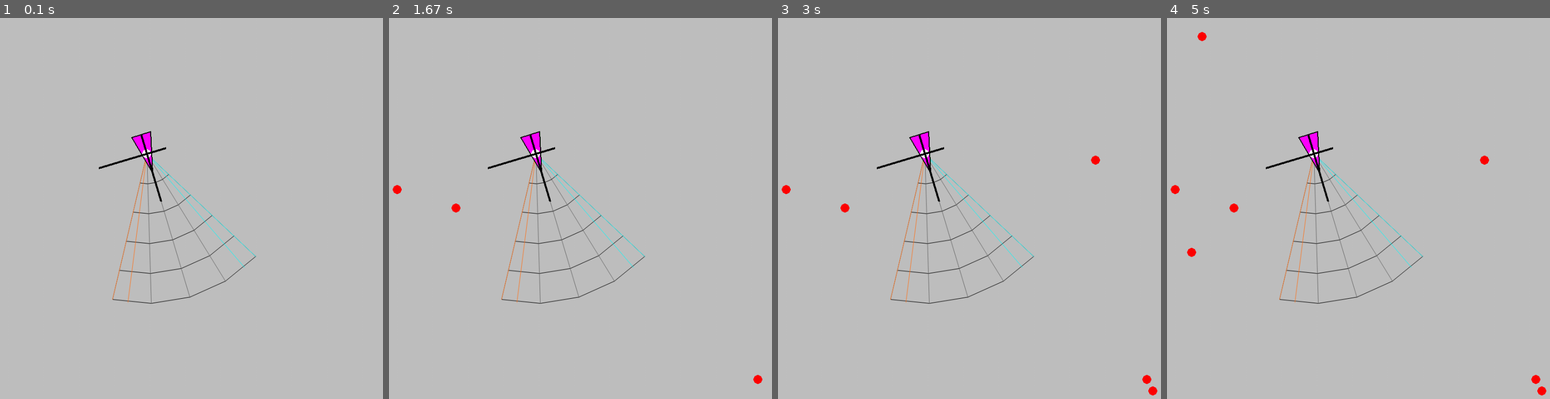
Above: before the commit, frames 1-4 (left to right).
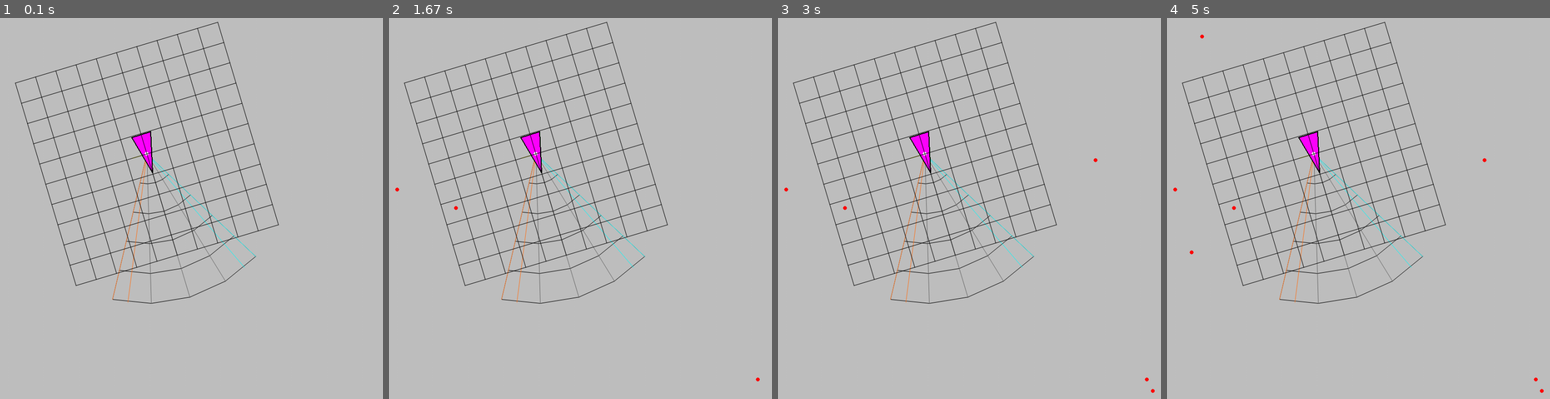
Above: after the commit, the same moments.

Repository: DoYouEvenStackSmash/active-target-coverage
Game: pygame game, started from src/SA-test.py
Same seed, same stepped clock (60 frames per second), same inputs: the game is played once before the commit and once after it.
Inputs (mouse positions are in pixels of both pictures, inside the frame that each line leads up to):
- Up to frame 1 (0.1 s): no input
- Up to frame 2 (1.67 s): press the mouse at (576, 235) at 0.37 s; move the mouse to (515, 219) at 0.47 s; release the mouse at (454, 208) at 0.6 s; press the mouse at (576, 235) at 0.7 s; move the mouse to (668, 307) at 0.8 s; release the mouse at (756, 379) at 0.93 s; press the mouse at (576, 235) at 1.2 s; move the mouse to (488, 212) at 1.3 s; release the mouse at (396, 189) at 1.43 s
- Up to frame 3 (3 s): press the mouse at (965, 235) at 1.83 s; move the mouse to (1057, 311) at 1.93 s; release the mouse at (1153, 391) at 2.07 s; press the mouse at (965, 235) at 2.63 s; move the mouse to (1030, 197) at 2.73 s; release the mouse at (1095, 158) at 2.87 s
- Up to frame 4 (5 s): press the mouse at (1354, 235) at 3.57 s; move the mouse to (1274, 242) at 3.67 s; release the mouse at (1189, 250) at 3.8 s; press the mouse at (1354, 235) at 4.57 s; move the mouse to (1278, 136) at 4.67 s; release the mouse at (1201, 37) at 4.8 s

The runs differ from the first frame. In frame 1, 3.5% of the frame differs, in the area x 3-73%, y 1-71%; in frame 2, 3.6%; in frame 3, 3.7%; in frame 4, 3.8%, in the area x 0-100%, y 1-100%.

Commit message:
added coordinate normalizing, added horizontal grid

Diff:
--- a/src/ObjectTrack.py
+++ b/src/ObjectTrack.py
@@ -125,10 +125,9 @@
         scale_distance = 1
         if len(self.delta_v) > 1:
             scale_distance = self.delta_v[-1]
-        # if flag == ROTATION_FLAG:
-        pt = mfn.pol2car(last_pos.get_cartesian_coord(), self.v[-1] * scale_distance, adjust_angle(self.theta[-1]))
-        # pt2 = last_pos.get_attr_coord()
-        pt2 = self.parent_agent.transform_to_local_sensor_coord((50,0), pt)
+        pt = mfn.pol2car(last_pos.get_cartesian_coord(), self.v[-1] * scale_distance, self.theta[-1])
+
+        pt2 = self.parent_agent.transform_to_local_sensor_coord((0,0), pt)
         yb = None
         yb = last_pos.get_attributes()
         if yb == None:
@@ -136,8 +135,6 @@
         bbox = [pt2[0], pt2[1], 1, 1]
         yb.bbox = bbox
 
-        # last_pos.attributes.bbox[0] = pt2[0]
-        # last_pos.attributes.bbox[1] = pt2[1]
 
         det = Detection(Position(pt[0],pt[1]), yb)
         return det
--- a/src/RigidBody.py
+++ b/src/RigidBody.py
@@ -293,6 +293,27 @@
         """
         self.point_set = point_set
 
+    def get_grid(self, spacing=10):
+        r = 300
+        tlpt = mfn.pol2car(self.get_center(), r, adjust_angle(self.get_rel_theta() - np.pi / 4))
+        trpt = mfn.pol2car(self.get_center(), r, adjust_angle(self.get_rel_theta() + np.pi / 4))
+        blpt = mfn.pol2car(self.get_center(), r, adjust_angle(self.get_rel_theta() - 3 * np.pi / 4))
+        horiz_theta, horiz_r = mfn.car2pol(tlpt, trpt)
+        vert_theta, vert_r = mfn.car2pol(tlpt, blpt)
+
+        axes = []
+        step = vert_r / spacing
+        for i in range(spacing + 1):
+            lpt = mfn.pol2car(tlpt, step * i,vert_theta)
+            rpt = mfn.pol2car(trpt, step * i,vert_theta)
+            axes.append([lpt, rpt])
+        for i in range(spacing + 1):
+            lpt = mfn.pol2car(tlpt, step * i, horiz_theta)
+            rpt = mfn.pol2car(blpt, step * i, horiz_theta)
+            axes.append([lpt, rpt])
+        return axes
+
+
     def get_horizontal_axis(self, off_t = 0):
         """
         Helper function for getting a horizontal line through the center of the agent
--- a/src/SA-test.py
+++ b/src/SA-test.py
@@ -385,8 +385,9 @@
                     pt = sensing_agent.transform_to_local_detection_coord(p)
                     # print(pt)
                     # dc = sensing_agent.transform_to_local_bbox(p)
-                    pt2 = sensing_agent.transform_to_local_sensor_coord((50,0),pt)
-                    print(pt2)
+                    pt2 = sensing_agent.transform_to_local_sensor_coord((0,0),pt)
+                    pt3 = sensing_agent.transform_to_global_coord(pt)
+                    print(f"p: {p}\tpt3: {pt3}")
                     detectable, flag = sensing_agent.is_detectable(pt2)
                     if detectable:
                         pafn.frame_draw_dot(screen, p, pafn.colors["cyan"])
--- a/src/SensingAgent.py
+++ b/src/SensingAgent.py
@@ -294,7 +294,7 @@
         for a in detection_list:
             val = self.transform_to_local_detection_coord(a.get_origin())
             print(f"val {val}")
-            dc = self.transform_to_local_sensor_coord((50,0),(val[0],val[1]))
+            dc = self.transform_to_local_sensor_coord((0,0),(val[0],val[1]))
             print(dc)
             yb = sann.register_annotation(a.get_id(), dc, curr_state)
             posn = Position(val[0], val[1])
@@ -332,16 +332,14 @@
         """
         Transforms a point to local sensor curved coordinate frame
         """
-        # target_rotation = self.exoskeleton.get_relative_rotation(target_pt)
+
         theta, r = mfn.car2pol(origin, target_pt)
-        # print(f"theta {theta}")
-        # ratio = target_rotation * self.get_fov_width()
+
+
         ratio = theta / self.get_fov_width()
 
-        # r = mfn.euclidean_dist(origin, target_pt)
-
         x = Sensor.WINDOW_WIDTH * ratio + 50
-
+        # print(x)
         y = r
         w = 1
         h = 1
@@ -371,14 +369,22 @@
 
         return pt
 
-    def transform_to_global_coord(self, position):
+    def transform_to_global_coord(self, target_pt):
         """
         Transforms a position from agent local coords to world coords
         returns a point
         """
-        theta, r = mfn.car2pol((0,0),position.get_attr_coord())
-        theta = adjust_angle(self.get_fov_theta() + theta)
-        pt = mfn.pol2car(self.get_center(), r, theta)
+        # pt1 = self.get_relative_angle()
+        # pt1 = position.get_attr_coord()
+
+        pt1 = target_pt
+        x,y = pt1
+        # print(self.get_rel_theta())
+        theta2, r = mfn.car2pol(target_pt, (0,0))
+        theta2 = adjust_angle(theta2 + self.get_fov_theta() + np.pi)
+
+
+        pt = mfn.pol2car(self.get_center(), r, theta2)
         return pt
 
 
@@ -463,7 +469,7 @@
         rel_det = self.estimate_rel_next_detection(idx)
         abs_det = []
         for det in rel_det:
-            curr = self.transform_to_global_coord(det[0])
-            pred = self.transform_to_global_coord(det[1])
+            curr = self.transform_to_global_coord(det[0].get_cartesian_coord())
+            pred = self.transform_to_global_coord(det[1].get_cartesian_coord())
             abs_det.append((curr,pred))
         return abs_det
--- a/src/Sensor.py
+++ b/src/Sensor.py
@@ -151,10 +151,10 @@
         Returns a boolean indicator and a type identifier
         """
         # boundary conditions
-        adj_win_bnd = Sensor.WINDOW_WIDTH/2 - Sensor.WINDOW_WIDTH * Sensor.TOLERANCE/ 2
-        print(f"adj_win_bnd {target_pt}")
+        adj_win_bnd = Sensor.WINDOW_WIDTH * Sensor.TOLERANCE
+        print(f"adj_win_bnd")
         adj_rad_bnd = self.get_fov_radius()
-
+        print(f"adj_rad_bnd {adj_rad_bnd}")
         target_x = target_pt[0]
         target_y = target_pt[1]
         flags = 0
@@ -170,8 +170,8 @@
 
         # if angle out of bounds
         if (
-            target_x < 50 - adj_win_bnd
-            or target_x > 50 + adj_win_bnd
+            target_x < 0 + adj_win_bnd
+            or target_x > Sensor.WINDOW_WIDTH - adj_win_bnd
         ):
 
             flags += Sensor.ANGULAR
--- a/src/StreamingObjectTrackManager.py
+++ b/src/StreamingObjectTrackManager.py
@@ -107,7 +107,8 @@
             rot_mat = tfn.calculate_rotation_matrix(angle, 1)
             new_pt = trk.path[-1].get_cartesian_coord()
             new_pt = tfn.rotate_point((0,0), new_pt, rot_mat)
-            pt2 = self.parent_agent.transform_to_local_sensor_coord((50,0), new_pt)
+
+            pt2 = self.parent_agent.transform_to_local_sensor_coord((0,0), new_pt)
 
             trk.path[-1].position.x = new_pt[0]
             trk.path[-1].position.y = new_pt[1]
@@ -117,6 +118,9 @@
             x,y = yb.bbox[:2]
             yb.bbox = [pt2[0], pt2[1], 1, 1]
             trk.path[-1].attributes = yb
+
+            trk.theta[-1] = adjust_angle(trk.theta[-1] + angle)
+
 
 
 
--- /dev/null
+++ b/src/circle.json
@@ -0,0 +1,204 @@
+{
+  "points": [
+    {
+      "x": 650.0,
+      "y": 500.0
+    },
+    {
+      "x": 648.8172051971717,
+      "y": 518.7999850346456
+    },
+    {
+      "x": 645.2874741692947,
+      "y": 537.3034830747282
+    },
+    {
+      "x": 639.4664728832377,
+      "y": 555.2186829027017
+    },
+    {
+      "x": 631.4460020065795,
+      "y": 572.2630511152573
+    },
+    {
+      "x": 621.3525491562422,
+      "y": 588.167787843871
+    },
+    {
+      "x": 609.3452941132117,
+      "y": 602.6820658893033
+    },
+    {
+      "x": 595.6135984623035,
+      "y": 615.5769864163684
+    },
+    {
+      "x": 580.3740192468495,
+      "y": 626.6491888253023
+    },
+    {
+      "x": 563.8668937347609,
+      "y": 635.7240578699029
+    },
+    {
+      "x": 546.3525491562422,
+      "y": 642.658477444273
+    },
+    {
+      "x": 528.1071971878587,
+      "y": 647.3430876093033
+    },
+    {
+      "x": 509.418577929397,
+      "y": 649.7040092642408
+    },
+    {
+      "x": 490.58142207060297,
+      "y": 649.7040092642408
+    },
+    {
+      "x": 471.89280281214127,
+      "y": 647.3430876093033
+    },
+    {
+      "x": 453.64745084375784,
+      "y": 642.658477444273
+    },
+    {
+      "x": 436.1331062652391,
+      "y": 635.7240578699029
+    },
+    {
+      "x": 419.6259807531505,
+      "y": 626.6491888253022
+    },
+    {
+      "x": 404.38640153769654,
+      "y": 615.5769864163684
+    },
+    {
+      "x": 390.65470588678824,
+      "y": 602.6820658893033
+    },
+    {
+      "x": 378.6474508437579,
+      "y": 588.167787843871
+    },
+    {
+      "x": 368.55399799342047,
+      "y": 572.2630511152573
+    },
+    {
+      "x": 360.5335271167623,
+      "y": 555.2186829027016
+    },
+    {
+      "x": 354.7125258307053,
+      "y": 537.3034830747282
+    },
+    {
+      "x": 351.1827948028283,
+      "y": 518.7999850346456
+    },
+    {
+      "x": 350.0,
+      "y": 500.0
+    },
+    {
+      "x": 351.1827948028283,
+      "y": 481.20001496535434
+    },
+    {
+      "x": 354.7125258307053,
+      "y": 462.6965169252718
+    },
+    {
+      "x": 360.5335271167623,
+      "y": 444.78131709729826
+    },
+    {
+      "x": 368.55399799342047,
+      "y": 427.73694888474273
+    },
+    {
+      "x": 378.6474508437579,
+      "y": 411.832212156129
+    },
+    {
+      "x": 390.6547058867883,
+      "y": 397.3179341106967
+    },
+    {
+      "x": 404.3864015376966,
+      "y": 384.4230135836316
+    },
+    {
+      "x": 419.62598075315054,
+      "y": 373.3508111746977
+    },
+    {
+      "x": 436.1331062652391,
+      "y": 364.27594213009706
+    },
+    {
+      "x": 453.6474508437579,
+      "y": 357.34152255572695
+    },
+    {
+      "x": 471.8928028121413,
+      "y": 352.6569123906967
+    },
+    {
+      "x": 490.581422070603,
+      "y": 350.29599073575923
+    },
+    {
+      "x": 509.41857792939703,
+      "y": 350.29599073575923
+    },
+    {
+      "x": 528.1071971878588,
+      "y": 352.6569123906967
+    },
+    {
+      "x": 546.3525491562422,
+      "y": 357.341522555727
+    },
+    {
+      "x": 563.8668937347609,
+      "y": 364.27594213009706
+    },
+    {
+      "x": 580.3740192468496,
+      "y": 373.35081117469775
+    },
+    {
+      "x": 595.6135984623035,
+      "y": 384.42301358363164
+    },
+    {
+      "x": 609.3452941132118,
+      "y": 397.31793411069674
+    },
+    {
+      "x": 621.3525491562422,
+      "y": 411.832212156129
+    },
+    {
+      "x": 631.4460020065795,
+      "y": 427.73694888474273
+    },
+    {
+      "x": 639.4664728832378,
+      "y": 444.78131709729837
+    },
+    {
+      "x": 645.2874741692947,
+      "y": 462.6965169252718
+    },
+    {
+      "x": 648.8172051971717,
+      "y": 481.2000149653544
+    }
+  ]
+}
--- a/src/drawing_functions.py
+++ b/src/drawing_functions.py
@@ -132,8 +132,15 @@
     """
     draw_all_normals(screen, rigid_body)
     draw_all_links(screen, rigid_body, rigid_body.color)
-    pafn.frame_draw_bold_line(screen, rigid_body.get_horizontal_axis(), pafn.colors["black"])
-    pafn.frame_draw_bold_line(screen, rigid_body.get_vertical_axis(), pafn.colors["black"])
+    draw_body_grid(screen, rigid_body)
+    # pafn.frame_draw_bold_line(screen, rigid_body.get_horizontal_axis(), pafn.colors["black"])
+    # pafn.frame_draw_bold_line(screen, rigid_body.get_vertical_axis(), pafn.colors["black"])
+
+def draw_body_grid(screen, rigid_body):
+    axes = rigid_body.get_grid()
+    for ax in axes:
+        pafn.frame_draw_line(screen, ax, pafn.colors["black"])
+
 
 def draw_sensing_agent(screen, sensing_agent):
     """
--- /dev/null
+++ b/src/grid-tests.py
@@ -0,0 +1,171 @@
+#!/usr/bin/python3
+
+import numpy as np
+from render_support import PygameArtFxns as pafn
+from render_support import GeometryFxns as gfn
+from render_support import MathFxns as mfn
+from render_support import TransformFxns as tfn
+import pygame
+
+import collections
+
+from YoloBox import YoloBox
+from StreamingObjectTrackManager import ObjectTrackManager
+from ObjectTrack import ObjectTrack
+from AnnotationLoader import AnnotationLoader as al
+from OTFTrackerApi import StreamingAnnotations as sann
+from RigidBody import RigidBody
+from SensingAgent import SensingAgent
+from Sensor import Sensor
+from Target import Target
+from Environment import Environment
+
+import sys
+import json
+import pygame
+import pygame.gfxdraw
+import time
+import os
+
+from drawing_functions import *
+
+from support.file_loader import *
+COLLISION_THRESHOLD = 10
+VERBOSE = True
+SAMPLE_RATE = 400
+LALT = 256
+LSHIFT = 1
+LCTRL = 64
+SPACE = 32
+OFFT = 20
+SPLINE_COUNT = 2
+
+
+def grid_sensing_agent(screen, sensing_agent, points):
+    draw_sensing_agent(screen, sensing_agent)
+    pygame.display.update()
+    while 1:
+        for event in pygame.event.get():
+            if event.type == pygame.MOUSEBUTTONDOWN:
+                if pygame.key.get_mods() == SPACE:
+                    while pygame.MOUSEBUTTONUP not in [
+                        event.type for event in pygame.event.get()
+                    ]:
+                        continue
+                    p = pygame.mouse.get_pos()
+                    pafn.clear_frame(screen)
+                    sensing_agent.translate_agent(p)
+                    draw_sensing_agent(screen, sensing_agent)
+                    pygame.display.update()
+                    continue
+                elif pygame.key.get_mods() == LSHIFT:  # rotate relative
+                    while pygame.MOUSEBUTTONUP not in [
+                        event.type for event in pygame.event.get()
+                    ]:
+                        continue
+                    p = pygame.mouse.get_pos()
+                    pafn.clear_frame(screen)
+                    rotation = sensing_agent.rotate_agent(p)
+                    draw_sensing_agent(screen, sensing_agent)
+                    pygame.display.update()
+                    # continue
+                elif pygame.key.get_mods() == LALT:  # estimate
+                    for p in points:
+                        # p = pygame.mouse.get_pos()
+                        visible = sensing_agent.is_visible(p)
+                        if visible:
+                            pafn.frame_draw_dot(screen, p, pafn.colors["green"], 8, 6)
+                        else:
+                            pafn.frame_draw_dot(screen, p, pafn.colors["red"], 8, 6)
+                    # continue
+                elif pygame.key.get_mods() == LCTRL:
+                    while pygame.MOUSEBUTTONUP not in [
+                        event.type for event in pygame.event.get()
+                    ]:
+                        continue
+                    p = pygame.mouse.get_pos()
+                    pt = sensing_agent.transform_to_local_detection_coord(p)
+                    pt2 = sensing_agent.transform_to_local_sensor_coord((0,0),pt)
+                    detectable, flag = sensing_agent.is_detectable(pt2)
+                    if detectable:
+                        print(f"p: {p}\tpt3: {pt2}")
+                        pafn.frame_draw_dot(screen, p, pafn.colors["cyan"])
+                    else:
+                        pafn.frame_draw_dot(screen, p, pafn.colors["red"])
+
+                    print(pt2)
+                    continue
+                # while pygame.MOUSEBUTTONUP not in [
+                #     event.type for event in pygame.event.get()
+                # ]:
+                #     continue
+                for p in points:
+                    pt = sensing_agent.transform_to_local_detection_coord(p)
+                    # print(pt)
+                    # dc = sensing_agent.transform_to_local_bbox(p)
+                    pt2 = sensing_agent.transform_to_local_sensor_coord((0,0),pt)
+                    pt3 = sensing_agent.transform_to_global_coord(pt)
+
+
+                    detectable, flag = sensing_agent.is_detectable(pt2)
+
+                    if detectable:
+                        print(f"p: {p}\tpt3: {pt2}")
+                        pafn.frame_draw_dot(screen, p, pafn.colors["cyan"])
+                    else:
+                        pafn.frame_draw_dot(screen, p, pafn.colors["red"])
+
+                pygame.display.update()
+
+def init_test_agent(origin, orientation, _id=0):
+    sensing_agent = SensingAgent()
+    ox, oy = origin
+    scale = 2
+    opts = [
+        (ox - 10 * scale, oy - 10 * scale),
+        (ox - 10 * scale, oy + 10 * scale),
+        (ox + 30 * scale, oy),
+    ]
+    # print(opts)
+
+    mpt = gfn.get_midpoint(opts[0], opts[1])
+    mpt2 = gfn.get_midpoint(mpt, opts[2])
+    ap = Polygon(opts)
+    rb = RigidBody(
+        parent_agent=sensing_agent,
+        ref_origin=mpt,
+        ref_center=mpt2,
+        endpoint=opts[2],
+        rigid_link=ap,
+    )
+    sensor = Sensor(parent_agent=sensing_agent)
+    sensor.fov_width = 2 * np.pi / 5
+
+    sensing_agent.exoskeleton = rb
+    sensing_agent.exoskeleton.states = []
+
+    sensing_agent.centered_sensor = sensor
+    sensing_agent.obj_tracker = ObjectTrackManager()
+    sensing_agent.obj_tracker.linked_tracks = []
+    sensing_agent.obj_tracker.layers = []
+    sensing_agent.obj_tracker.trackmap = []
+    sensing_agent.obj_tracker.global_track_store = {}
+
+    sensing_agent.obj_tracker.parent_agent = sensing_agent
+    sensing_agent._id = _id
+    rotation = sensing_agent.rotate_agent(orientation)
+    return sensing_agent
+
+def main():
+    pygame.init()
+    screen = pafn.create_display(1000, 1000)
+    pafn.clear_frame(screen)
+    p = load_json_file(sys.argv[1])
+    theta, r = mfn.car2pol(p[1], p[0])
+    start_pt = mfn.pol2car(p[0], 50, theta)
+
+    sensing_agent = init_test_agent((500,500),p[0], "A")
+    grid_sensing_agent(screen, sensing_agent, p)
+
+if __name__ == "__main__":
+  main()
--- /dev/null
+++ b/src/out.json
@@ -0,0 +1,204 @@
+{
+  "points": [
+    {
+      "x": 600.0,
+      "y": 500.0
+    },
+    {
+      "x": 599.2114701314478,
+      "y": 512.5333233564304
+    },
+    {
+      "x": 596.8583161128631,
+      "y": 524.8689887164854
+    },
+    {
+      "x": 592.9776485888251,
+      "y": 536.8124552684678
+    },
+    {
+      "x": 587.6306680043864,
+      "y": 548.1753674101715
+    },
+    {
+      "x": 580.9016994374947,
+      "y": 558.7785252292473
+    },
+    {
+      "x": 572.8968627421411,
+      "y": 568.4547105928689
+    },
+    {
+      "x": 563.7423989748689,
+      "y": 577.0513242775789
+    },
+    {
+      "x": 553.5826794978997,
+      "y": 584.4327925502015
+    },
+    {
+      "x": 542.5779291565073,
+      "y": 590.482705246602
+    },
+    {
+      "x": 530.9016994374947,
+      "y": 595.1056516295154
+    },
+    {
+      "x": 518.7381314585724,
+      "y": 598.2287250728689
+    },
+    {
+      "x": 506.27905195293135,
+      "y": 599.8026728428272
+    },
+    {
+      "x": 493.72094804706865,
+      "y": 599.8026728428272
+    },
+    {
+      "x": 481.26186854142753,
+      "y": 598.2287250728689
+    },
+    {
+      "x": 469.09830056250524,
+      "y": 595.1056516295154
+    },
+    {
+      "x": 457.42207084349275,
+      "y": 590.482705246602
+    },
+    {
+      "x": 446.4173205021003,
+      "y": 584.4327925502015
+    },
+    {
+      "x": 436.257601025131,
+      "y": 577.0513242775789
+    },
+    {
+      "x": 427.10313725785886,
+      "y": 568.4547105928689
+    },
+    {
+      "x": 419.0983005625053,
+      "y": 558.7785252292473
+    },
+    {
+      "x": 412.3693319956136,
+      "y": 548.1753674101715
+    },
+    {
+      "x": 407.02235141117484,
+      "y": 536.8124552684678
+    },
+    {
+      "x": 403.1416838871369,
+      "y": 524.8689887164854
+    },
+    {
+      "x": 400.78852986855225,
+      "y": 512.5333233564304
+    },
+    {
+      "x": 400.0,
+      "y": 500.0
+    },
+    {
+      "x": 400.78852986855225,
+      "y": 487.46667664356954
+    },
+    {
+      "x": 403.1416838871369,
+      "y": 475.1310112835145
+    },
+    {
+      "x": 407.0223514111749,
+      "y": 463.18754473153217
+    },
+    {
+      "x": 412.3693319956136,
+      "y": 451.82463258982847
+    },
+    {
+      "x": 419.0983005625053,
+      "y": 441.2214747707527
+    },
+    {
+      "x": 427.10313725785886,
+      "y": 431.5452894071311
+    },
+    {
+      "x": 436.25760102513107,
+      "y": 422.94867572242106
+    },
+    {
+      "x": 446.4173205021004,
+      "y": 415.5672074497985
+    },
+    {
+      "x": 457.42207084349275,
+      "y": 409.51729475339806
+    },
+    {
+      "x": 469.09830056250524,
+      "y": 404.89434837048464
+    },
+    {
+      "x": 481.2618685414276,
+      "y": 401.7712749271311
+    },
+    {
+      "x": 493.7209480470687,
+      "y": 400.1973271571728
+    },
+    {
+      "x": 506.27905195293135,
+      "y": 400.1973271571728
+    },
+    {
+      "x": 518.7381314585725,
+      "y": 401.7712749271311
+    },
+    {
+      "x": 530.9016994374948,
+      "y": 404.89434837048464
+    },
+    {
+      "x": 542.5779291565073,
+      "y": 409.51729475339806
+    },
+    {
+      "x": 553.5826794978997,
+      "y": 415.5672074497985
+    },
+    {
+      "x": 563.7423989748689,
+      "y": 422.94867572242106
+    },
+    {
+      "x": 572.8968627421411,
+      "y": 431.5452894071311
+    },
+    {
+      "x": 580.9016994374947,
+      "y": 441.2214747707527
+    },
+    {
+      "x": 587.6306680043864,
+      "y": 451.82463258982847
+    },
+    {
+      "x": 592.9776485888251,
+      "y": 463.1875447315322
+    },
+    {
+      "x": 596.8583161128631,
+      "y": 475.1310112835145
+    },
+    {
+      "x": 599.2114701314478,
+      "y": 487.4666766435696
+    }
+  ]
+}
--- a/src/path_generator.py
+++ b/src/path_generator.py
@@ -21,10 +21,6 @@
     for i in range(num_pts//2):
         angles.append(-np.pi + i * step)
 
-    # for i, a in enumerate(angles):
-
-    #     angles[i] = a + np.pi
-
     for i in range(len(angles)):
         pt = mfn.pol2car(center_pt, radius, angles[i])
         pts.append(pt)
@@ -40,35 +36,46 @@
     return pts
 
 
-def render_path(screen, paths):
+def render_path(screen, paths,filename="out.json"):
     for path in paths:
         # pafn.clear_frame(screen)
         for pt in path:
             print(pt)
             pafn.frame_draw_dot(screen, pt, pafn.colors["magenta"])
-            pygame.display.update()
-            time.sleep(0.02)
+        pygame.display.update()
+            # time.sleep(0.02)
     while 1:
         for event in pygame.event.get():
             if event.type == pygame.MOUSEBUTTONDOWN:
-                f = open("out.json", "w")
+                f = open(filename, "w")
                 path = {"points": [{"x": p[0], "y": p[1]} for p in paths[0]]}
                 f.write(json.dumps(path, indent=2))
                 f.close()
                 sys.exit()
 
 
-def main():
-    pygame.init()
-    screen = pafn.create_display(1000, 1400)
-    pafn.clear_frame(screen)
+def create_grid(origin=(0,0), width=1000, height=1000, points = 10):
+
+    height_endpoint = mfn.pol2car(origin, height, np.pi / 2)
+    vertical_axis = create_line(origin, height_endpoint, points)
+    lines = []
+    for pt in vertical_axis:
+        horizontal_endpoint = mfn.pol2car(pt, width, 0)
+        horizontal_axis = create_line(pt, horizontal_endpoint, points)
+        lines.append(horizontal_axis)
+    pts = []
+    for line in lines:
+        for pt in line:
+            pts.append(pt)
+    return [pts]
+
+
+def loop_line():
     paths = []
     origin = (500, 500)
     circ = create_circle(origin, 100, 50)
     # circ.reverse()
     intersection_pt = mfn.pol2car(origin, 100, 0)
-    pafn.frame_draw_dot(screen, intersection_pt, pafn.colors["cyan"])
-    pygame.display.update()
 
     print(paths)
     start_pt = mfn.pol2car(intersection_pt, 300,  -np.pi / 2)
@@ -81,8 +88,32 @@
         for pt in path:
             super_path.append(pt)
     paths = [super_path]
+    return paths
 
-    render_path(screen, paths)
+
+
+def main():
+    pygame.init()
+    screen = pafn.create_display(1000, 1400)
+    pafn.clear_frame(screen)
+    paths = None
+    flags = sys.argv[1:]
+    opts = ["ACC", "GRID", "CIRCLE"]
+    for f in flags:
+        if f == "ACC":
+            paths = loop_line()
+            render_path(screen, paths, "loop.json")
+        elif f == "GRID":
+            paths = create_grid()
+            render_path(screen, paths, "grid.json")
+        elif f == "CIRCLE":
+            origin = (500, 500)
+            paths = create_circle(origin, 150, 50)
+            render_path(screen, [paths], "circle.json")
+        else:
+            print(f"options: {opts}")
+            sys.exit()
+
 
 
 if __name__ == "__main__":
--- a/src/render_support.py
+++ b/src/render_support.py
@@ -298,12 +298,12 @@
         s, e = point_set
         pygame.draw.line(screen, color, s, e, width=4)
 
-    def frame_draw_dot(screen, point, color=(0, 0, 0), width=0):
+    def frame_draw_dot(screen, point, color=(0, 0, 0), width=0, thickness=4):
         """
         Draws a single dot given a point (x, y)
         Returns nothing
         """
-        pygame.draw.circle(screen, color, point, 9, width)
+        pygame.draw.circle(screen, color, point, thickness, width)
 
     def clear_frame(screen, color=(255, 255, 255)):
         """
